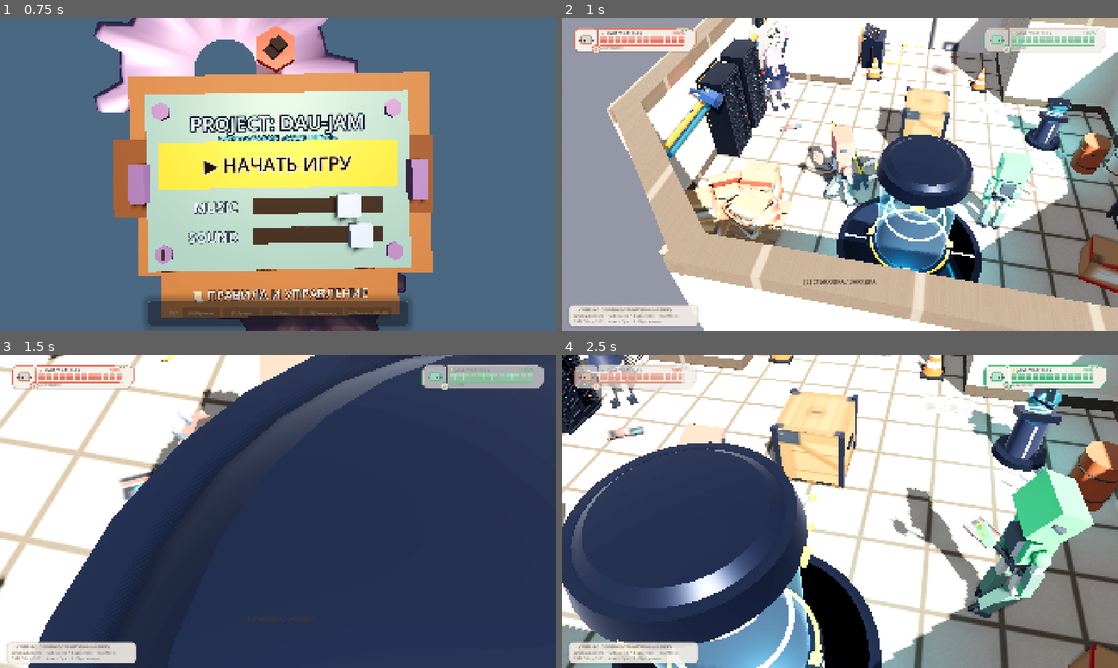
Above: before the commit, frames 1-4 (two rows, left to right).
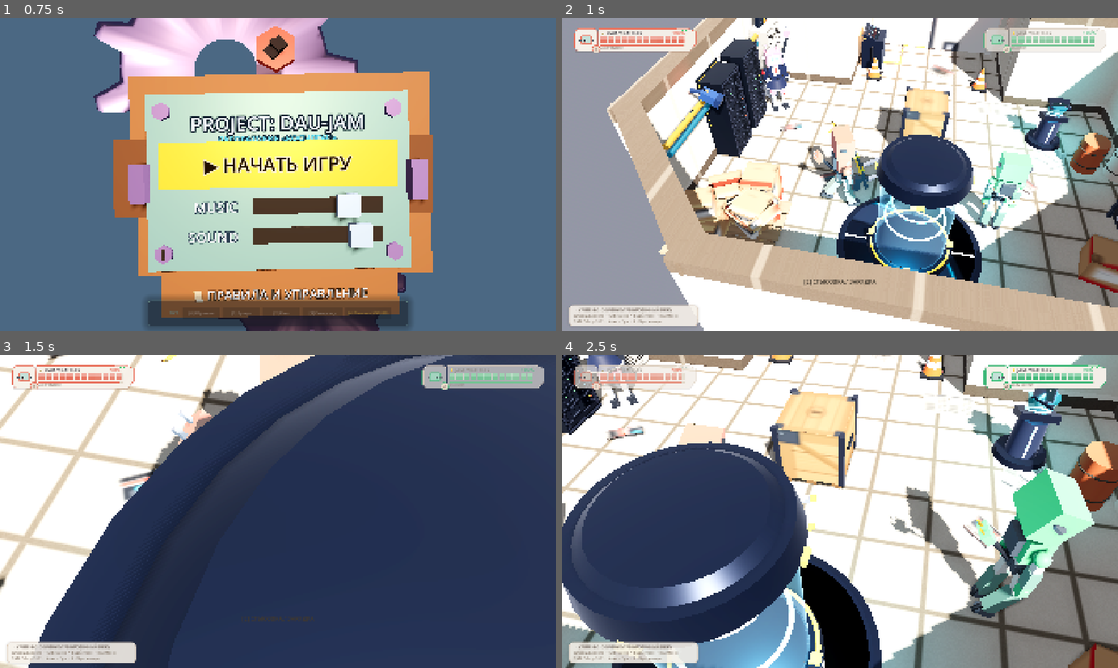
Above: after the commit, the same moments.

Repository: Kyrsadak/35-LVL.-GameJam
Game: Godot game, scene res://ui/main_menu.tscn
Two runs of this game, one before a commit and one after it. Both use one fixed random seed, a clock stepped at 60 frames per second and the inputs below.
Inputs (mouse positions are in pixels of both pictures, inside the frame that each line leads up to):
- Up to frame 1 (0.75 s): tap Enter (ui_accept) at 0.5 s; move the mouse to (400, 158) at 0.52 s; hold D (p1_move_right) from 0.53 s (still down); hold E (p1_interact) from 0.53 s (still down); click (400, 158) at 0.67 s
- Up to frame 2 (1 s): keep holding D (p1_move_right); keep holding E (p1_interact); tap Enter (ui_accept) at 0.77 s
- Up to frame 3 (1.5 s): tap Enter (ui_accept) at 1.07 s; release D (p1_move_right) at 1.25 s; release E (p1_interact) at 1.25 s; drag from (72, 380) to (250, 574) at 1.27 s
- Up to frame 4 (2.5 s): move the mouse to (1045, 380) at 2.02 s; hold D (p1_move_right) from 2.03 s (still down); hold Tab (switch_robot) from 2.03 s (still down); click (1045, 380) at 2.17 s

Frame 1 is identical in both runs. In frame 2, 0.2% of the frame differs, in the area x 43-55%, y 34-61%; in frame 3, less than 0.1%; in frame 4, 1.0%, in the area x 59-96%, y 36-84%.

Commit message:
fix(animation): ensure walk and idle animations play seamlessly in exported standalone binary builds

Diff:
--- a/PROJECT_KOSYLGAN/characters/player/CharacterSkins/PlayerSkin.gd
+++ b/PROJECT_KOSYLGAN/characters/player/CharacterSkins/PlayerSkin.gd
@@ -195,16 +195,28 @@
 			current_anim = "Idle"
 
 func update_move_animation(velocity_ratio: float, _delta: float) -> void:
-	if not anim_player or is_lifting or is_sleeping:
+	if not anim_player:
+		anim_player = get_node_or_null("AnimationPlayer")
+		if not anim_player:
+			anim_player = find_child("AnimationPlayer", true, false)
+	if not anim_player:
+		return
+
+	if velocity_ratio > 0.05:
+		is_sleeping = false
+		if sleep_zzz_node and sleep_zzz_node.has_method("set_active"):
+			sleep_zzz_node.set_active(false)
+
+	if is_lifting or is_sleeping:
 		return
 
 	if is_holding:
 		if velocity_ratio > 0.05:
 			var target_run = "Run_Hold" if anim_player.has_animation("Run_Hold") else "Run"
 			if current_anim != target_run or not anim_player.is_playing():
-				anim_player.play(target_run, 0.12)
+				anim_player.play(target_run, 0.1)
 				current_anim = target_run
-			anim_player.speed_scale = clamp(velocity_ratio * 1.25, 0.8, 1.8)
+			anim_player.speed_scale = clamp(velocity_ratio * 1.3, 0.8, 2.0)
 		else:
 			var target_idle = "Idle_Hold" if anim_player.has_animation("Idle_Hold") else "Idle"
 			if current_anim != target_idle or not anim_player.is_playing():
@@ -215,9 +227,9 @@
 		if velocity_ratio > 0.05:
 			if current_anim != "Run" or not anim_player.is_playing():
 				if anim_player.has_animation("Run"):
-					anim_player.play("Run", 0.12)
+					anim_player.play("Run", 0.1)
 					current_anim = "Run"
-			anim_player.speed_scale = clamp(velocity_ratio * 1.25, 0.8, 1.8)
+			anim_player.speed_scale = clamp(velocity_ratio * 1.3, 0.8, 2.0)
 		else:
 			if current_anim != "Idle" or not anim_player.is_playing():
 				if anim_player.has_animation("Idle"):
--- a/PROJECT_KOSYLGAN/characters/robots/RobotBase.gd
+++ b/PROJECT_KOSYLGAN/characters/robots/RobotBase.gd
@@ -170,11 +170,12 @@
 		velocity.x = move_toward(velocity.x, move_dir.x * current_move_speed, acceleration * (1.3 if is_sprinting else 1.0) * delta)
 		velocity.z = move_toward(velocity.z, move_dir.z * current_move_speed, acceleration * (1.3 if is_sprinting else 1.0) * delta)
 
-		if skin:
-			if skin.has_method("orient_model_to_direction"):
-				skin.orient_model_to_direction(move_dir, delta)
-			if skin.has_method("update_move_animation"):
-				skin.update_move_animation(velocity.length() / move_speed, delta)
+		var active_skin = skin if (skin and is_instance_valid(skin)) else get_node_or_null("Skin")
+		if active_skin:
+			if active_skin.has_method("orient_model_to_direction"):
+				active_skin.orient_model_to_direction(move_dir, delta)
+			if active_skin.has_method("update_move_animation"):
+				active_skin.update_move_animation(velocity.length() / move_speed, delta)
 
 		var current_speed_scale = 0.75 * (1.65 if is_sprinting else 1.0)
 		if skin and "anim_player" in skin and skin.anim_player:
Not shown, added: game_exe/daujam.console.exe
Not shown, added: game_exe/daujam.exe
Not shown, added: game_exe/daujam.pck
